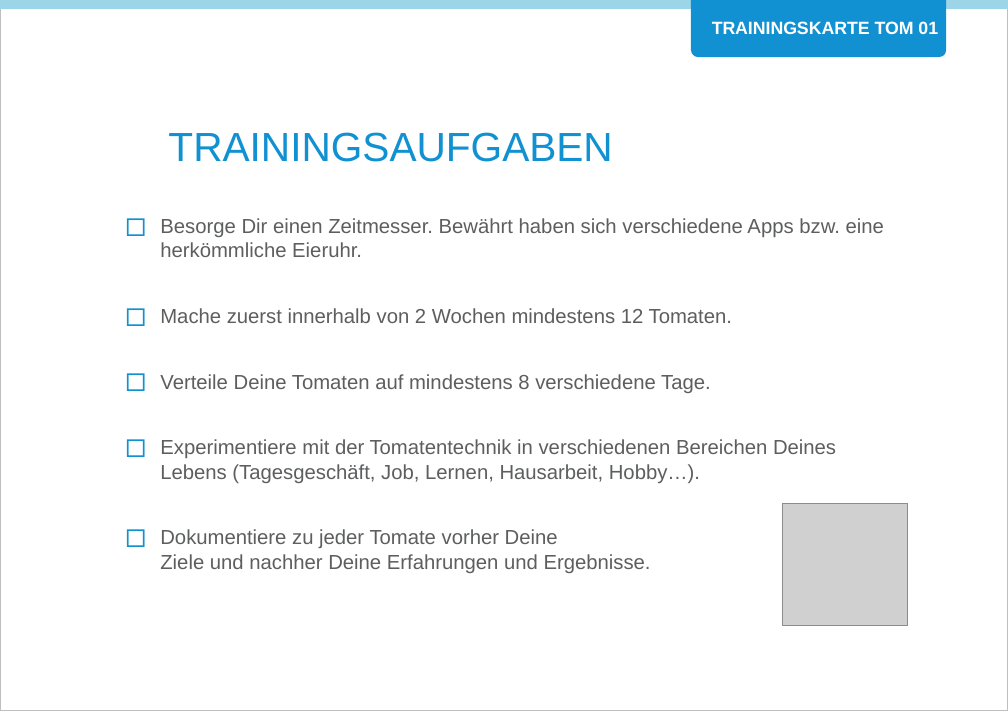
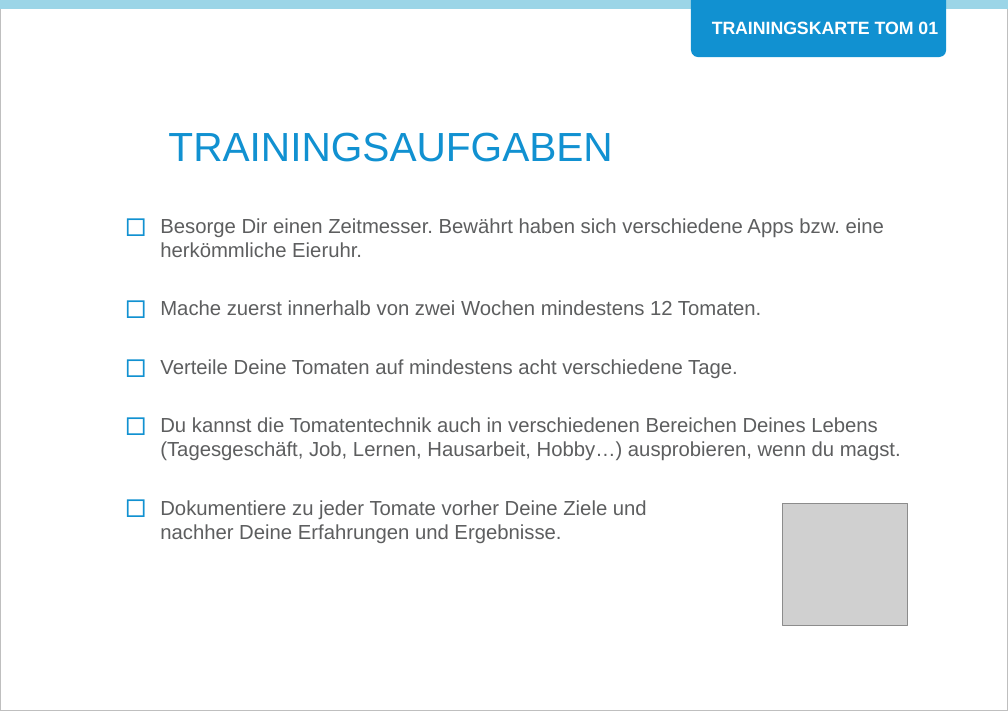
Before and after one commit to Teamtool/training-materials, a slide deck: slide 2 of agile moves/Tomatoes (TOM)/ger/apprentice/ger_TOM_01_Aufdrehen_fertig_los_AM_A.pptx. Drawn at 1008x711 pixels with LibreOffice and Linux fonts; fonts in the diff are those of the drawing; grey boxes stand for pictures; background and template pictures are left out. Boxes give left, top, right and bottom in pixels: in the first picture for what was removed or moved away, otherwise in the second. Text is boxed around its words. In the diff, an @@ line names an element or a change of style, - is before the commit and + after.

```diff
--- a/agile moves/Tomatoes (TOM)/ger/apprentice/ger_TOM_01_Aufdrehen_fertig_los_AM_A.pptx
+++ b/agile moves/Tomatoes (TOM)/ger/apprentice/ger_TOM_01_Aufdrehen_fertig_los_AM_A.pptx
@@ text at [160, 218, 884, 543]: more space between paragraphs @@
@@ text at [160, 300, 901, 460]: text changed @@
-◻ Mache zuerst innerhalb von 2 Wochen mindestens 12 Tomaten.
-◻ Verteile Deine Tomaten auf mindestens 8 verschiedene Tage.
-◻ Experimentiere mit der Tomatentechnik in verschiedenen Bereichen Deines Lebens (Tagesgeschäft, Job, Lernen, Hausarbeit, Hobby…).
+◻ Mache zuerst innerhalb von zwei Wochen mindestens 12 Tomaten.
+◻ Verteile Deine Tomaten auf mindestens acht verschiedene Tage.
+◻ Du kannst die Tomatentechnik auch in verschiedenen Bereichen Deines Lebens (Tagesgeschäft, Job, Lernen, Hausarbeit, Hobby…) ausprobieren, wenn du magst.
```
Also in this commit, not shown: 1 other slide changed, 1 other file.
